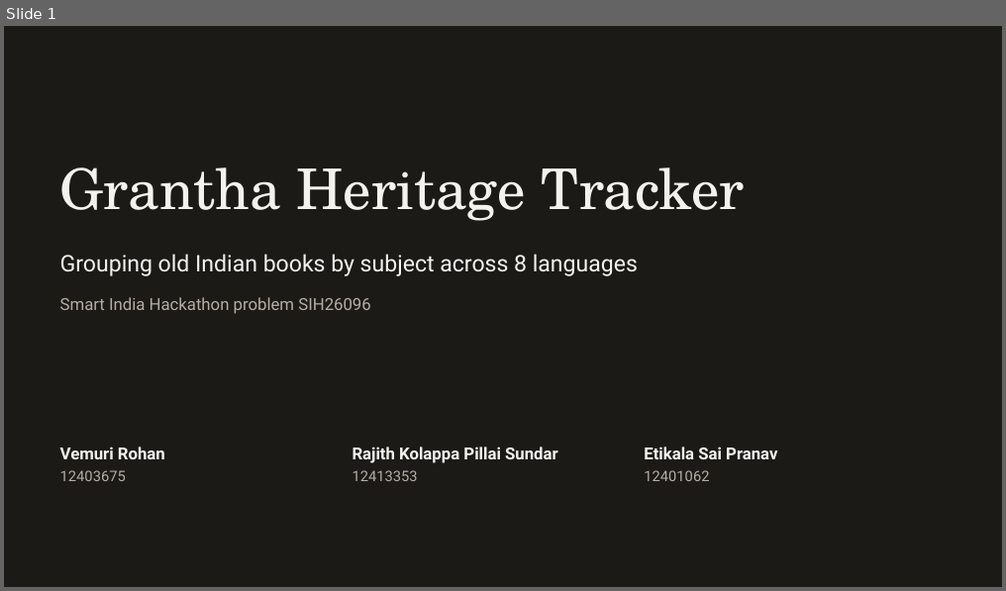
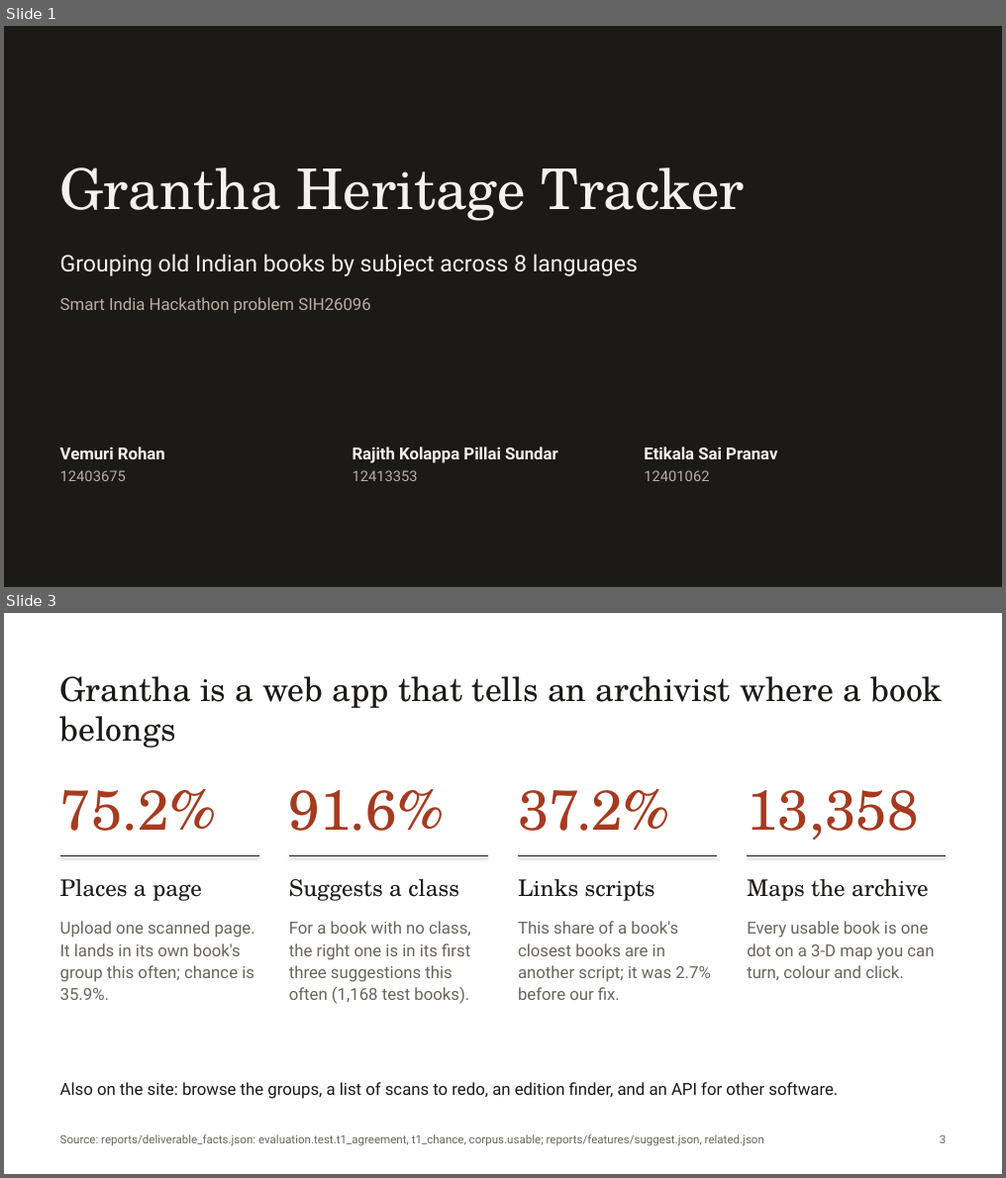
Before and after one commit to rohannes64/Grantha-Heritage-Tracker, a slide deck: Grantha_Heritage_Tracker_SIH26096.pptx. Shown one above the other, each under a label of ours: slide 1 before the commit, slides 1 and 3 after it; the slides between them are not shown. The pictures are 1006x591 and 1006x1178 pixels, drawn with LibreOffice and Linux fonts; fonts in the diff are those of the drawing. Boxes give left, top, right and bottom in pixels: in the first picture for what was removed or moved away, otherwise in the second. Text is boxed around its words. In the diff, an @@ line names an element or a change of style, - is before the commit and + after.

```diff
--- a/Grantha_Heritage_Tracker_SIH26096.pptx
+++ b/Grantha_Heritage_Tracker_SIH26096.pptx
@@ slide 3 added at [4, 613, 1002, 1174], background #FFFFFF @@
@@ text added at [60, 676, 943, 748], 32 pt, text #1C1A17 @@
+Grantha is a web app that tells an archivist where a book belongs
@@ text added at [60, 789, 217, 831], 54 pt, text #A63A1F @@
+75.2%
@@ text added at [289, 789, 444, 831], 54 pt, text #A63A1F @@
+91.6%
@@ text added at [518, 789, 670, 831], 54 pt, text #A63A1F @@
+37.2%
@@ text added at [746, 790, 918, 840], 54 pt, text #A63A1F @@
+13,358
@@ line added from (60, 857) to (259, 857), #1C1A17 1 pt @@
@@ text added at [60, 879, 202, 901], 22 pt, text #1C1A17 @@
+Places a page
@@ line added from (289, 857) to (488, 857), #1C1A17 1 pt @@
@@ text added at [289, 879, 459, 901], 22 pt, text #1C1A17 @@
+Suggests a class
@@ text added at [518, 879, 655, 901], 22 pt, text #1C1A17 @@
+Links scripts
@@ line added from (519, 857) to (717, 857), #1C1A17 1 pt @@
@@ line added from (746, 857) to (945, 857), #1C1A17 1 pt @@
@@ text added at [746, 879, 929, 901], 22 pt, text #1C1A17 @@
+Maps the archive
@@ text added at [60, 921, 255, 1000], 16 pt, text #6A645B @@
+Upload one scanned page. It lands in its own book's group this often; chance is 35.9%.
@@ text added at [289, 921, 471, 1004], 16 pt, text #6A645B @@
+For a book with no class, the right one is in its first three suggestions this often (1,168 test books).
@@ text added at [518, 921, 711, 1000], 16 pt, text #6A645B @@
+This share of a book's closest books are in another script; it was 2.7% before our fix.
@@ text added at [746, 921, 934, 980], 16 pt, text #6A645B @@
+Every usable book is one dot on a 3-D map you can turn, colour and click.
@@ text added at [60, 1082, 838, 1099], 16 pt, text #1C1A17 @@
+Also on the site: browse the groups, a list of scans to redo, an edition finder, and an API for other software.
@@ text added at [60, 1135, 764, 1147], 11 pt, text #6A645B @@
+Source: reports/deliverable_facts.json: evaluation.test.t1_agreement, t1_chance, corpus.usable; reports/features/suggest.json, related.json
@@ text added at [940, 1135, 945, 1144], 11 pt, text #6A645B @@
+3
```
Also in this commit, not shown: 8 slides changed, 11 slides removed, 3 other files.
